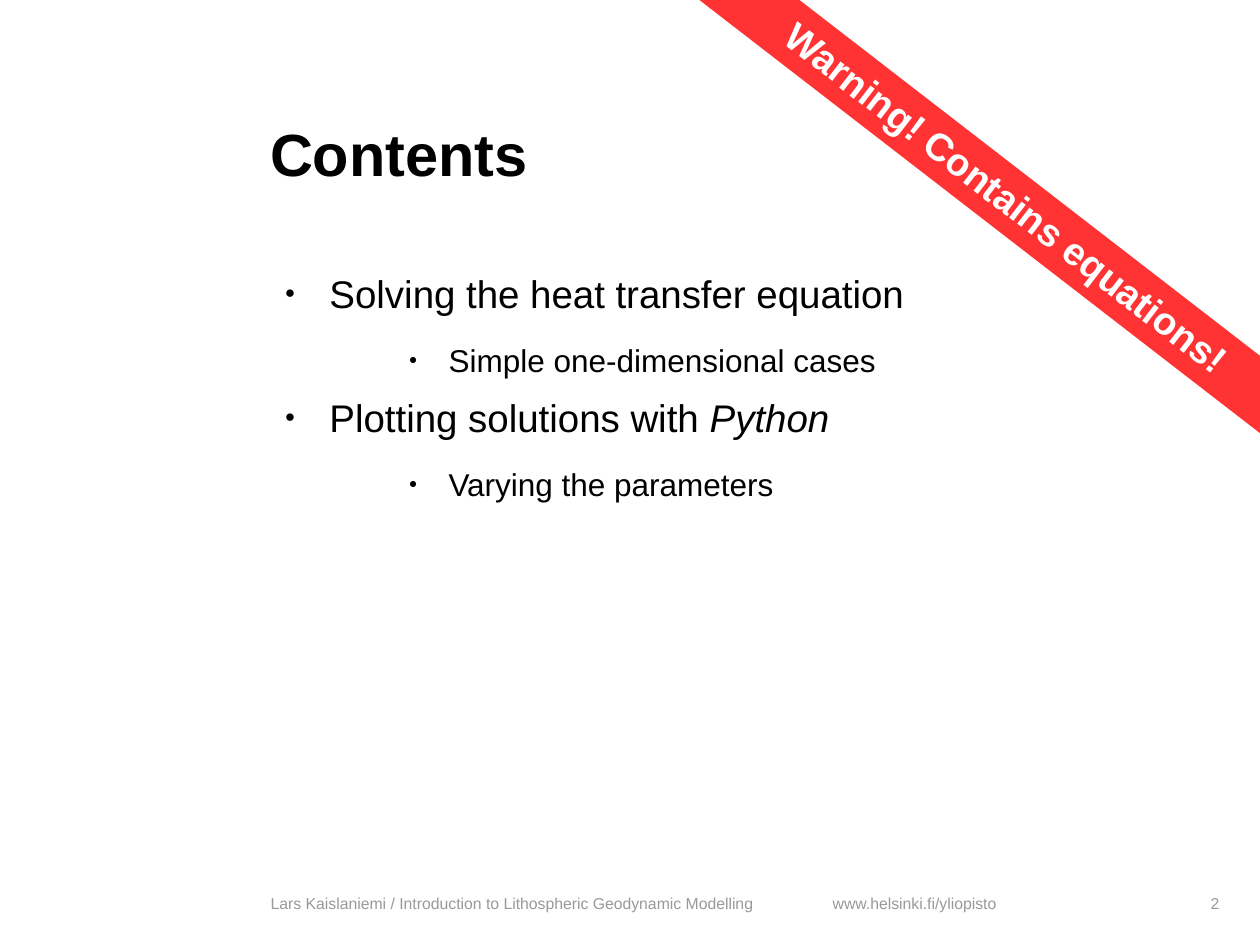
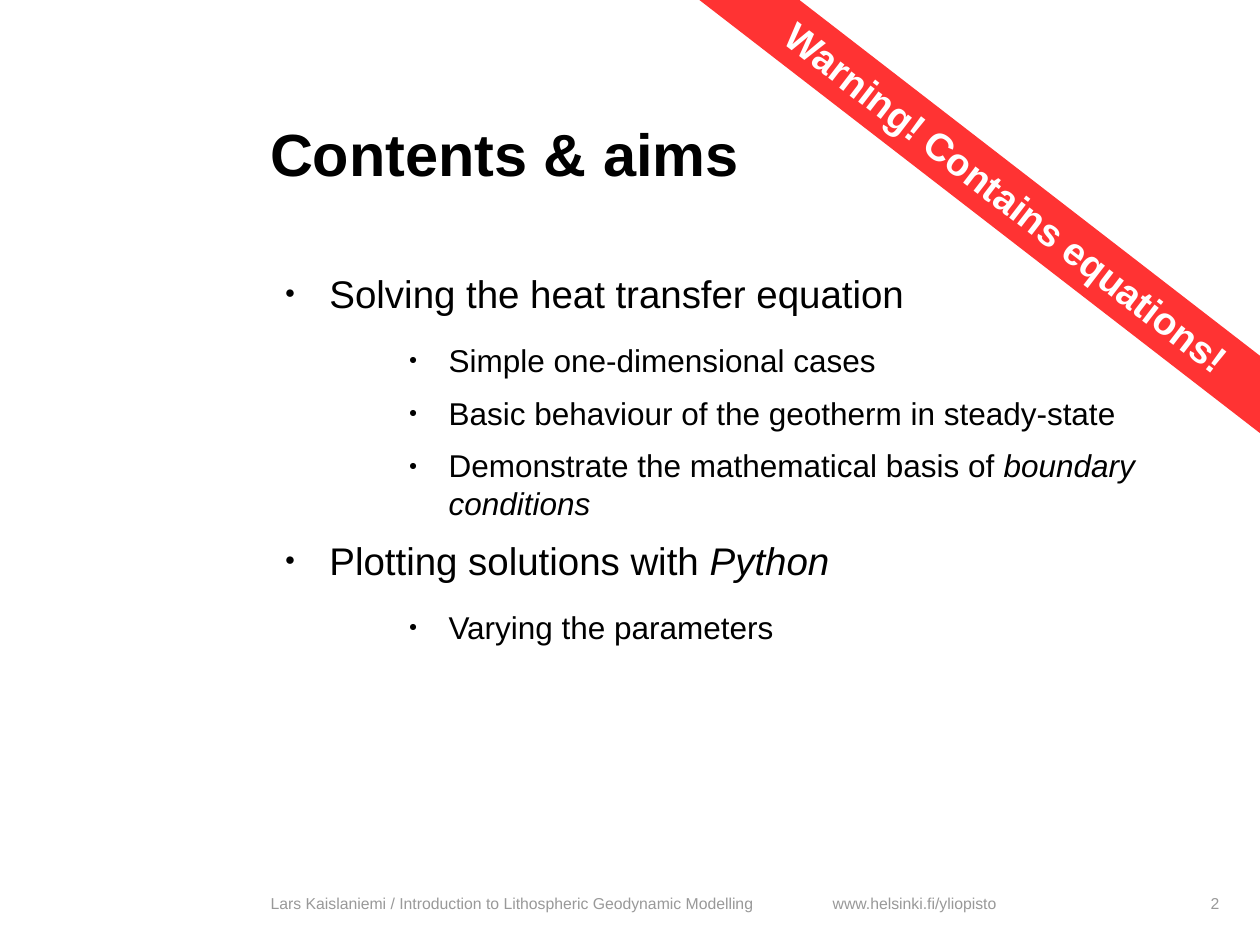
Before and after one commit to HUGG/NGWM2016-modelling-course, a slide deck: slide 2 of Lessons/03-Analytical-solutions-heat-transfer/heat_transfer_analytical.odp. Drawn at 1260x945 pixels with LibreOffice and Linux fonts; fonts in the diff are those of the drawing; background and template pictures are left out. Boxes give left, top, right and bottom in pixels: in the first picture for what was removed or moved away, otherwise in the second. Text is boxed around its words. In the diff, an @@ line names an element or a change of style, - is before the commit and + after.

```diff
--- a/Lessons/03-Analytical-solutions-heat-transfer/heat_transfer_analytical.odp
+++ b/Lessons/03-Analytical-solutions-heat-transfer/heat_transfer_analytical.odp
@@ title at bbox=[270, 133, 738, 177]: text changed @@
-Contents
+Contents & aims
@@ text at bbox=[449, 402, 1135, 516]: paragraphs added @@
+    ● Basic behaviour of the geotherm in steady-state
+    ● Demonstrate the mathematical basis of boundary conditions
```
Also in this commit, not shown: 10 other slides changed, 7 slides added, 3 other files.
